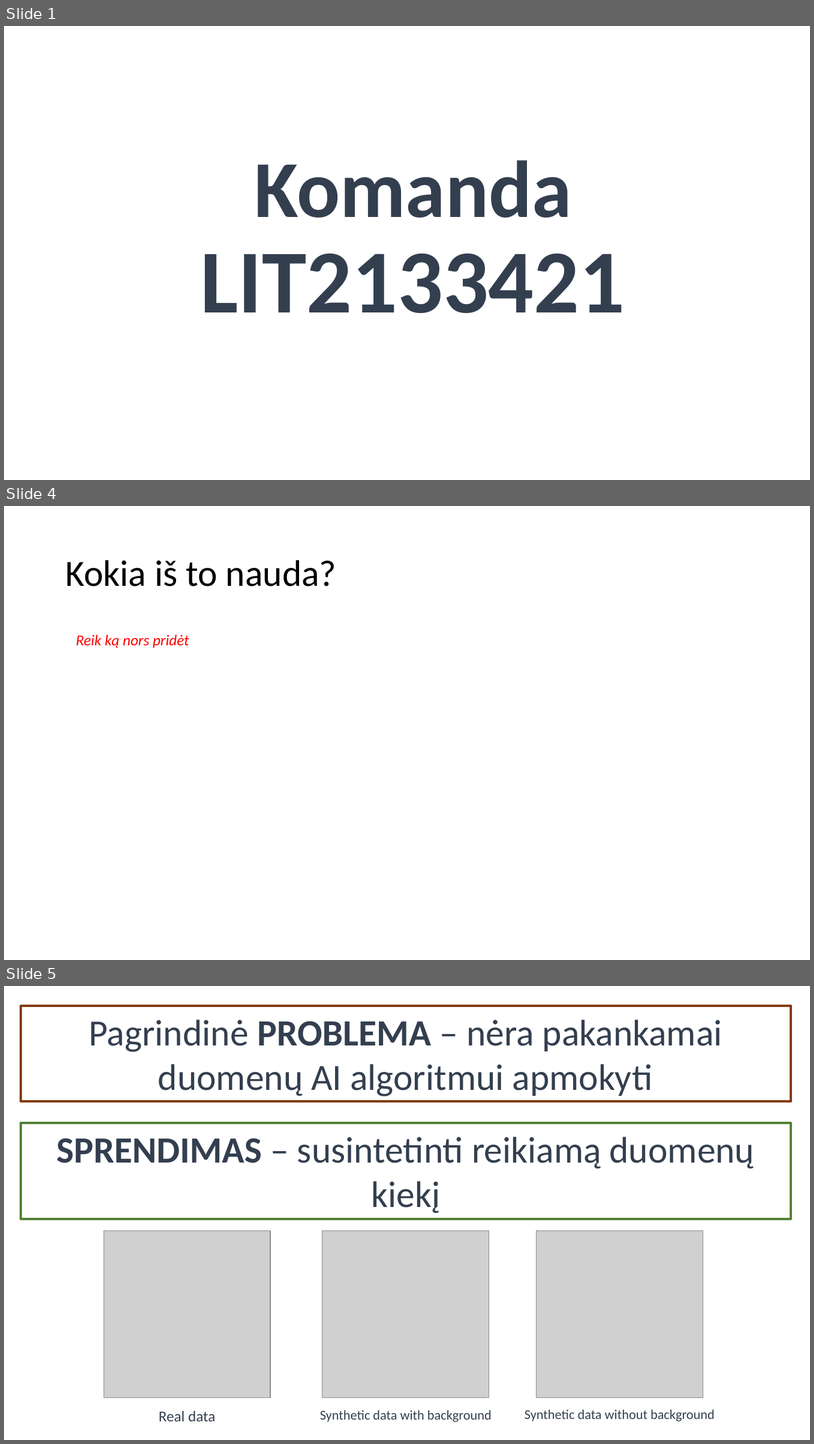
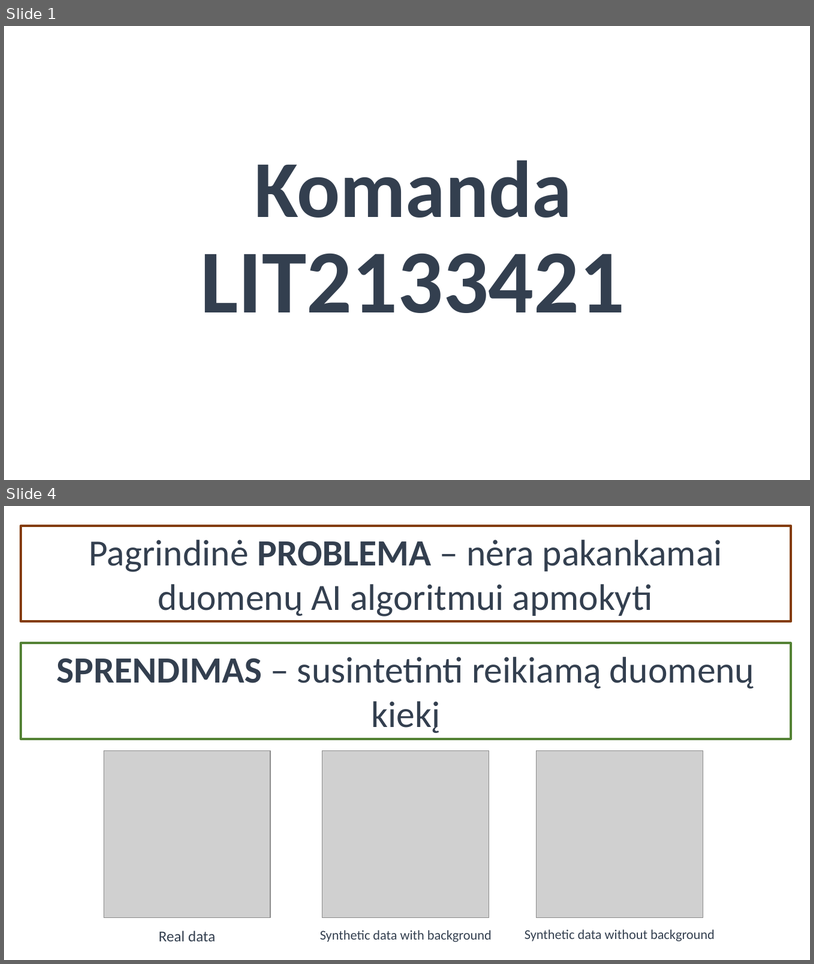
Before and after one commit to Gustautas/Biohakatonas, a slide deck: pristatymas LIT2133421.pptx. Shown one above the other, each under a label of ours: slides 1, 4 and 5 before the commit, slides 1 and 4 after it; the slides between them are not shown. The pictures are 814x1444 and 814x964 pixels, drawn with LibreOffice and Linux fonts; fonts in the diff are those of the drawing; grey boxes stand for pictures; background and template pictures are left out. Boxes give left, top, right and bottom in pixels: in the first picture for what was removed or moved away, otherwise in the second. Text is boxed around its words. In the diff, an @@ line names an element or a change of style, - is before the commit and + after.

```diff
--- a/pristatymas LIT2133421.pptx
+++ b/pristatymas LIT2133421.pptx
@@ slide 4 removed at (4, 506, 810, 960), background #FFFFFF @@
@@ title removed at (65, 560, 337, 586) @@
-Kokia iš to nauda?
@@ text removed at (76, 634, 189, 648) @@
-Reik ką nors pridėt
@@ what was slide 5 is now slide 4 @@
```
Also in this commit, not shown: 1 slide changed, 3 slides added, 3 other slides removed.
